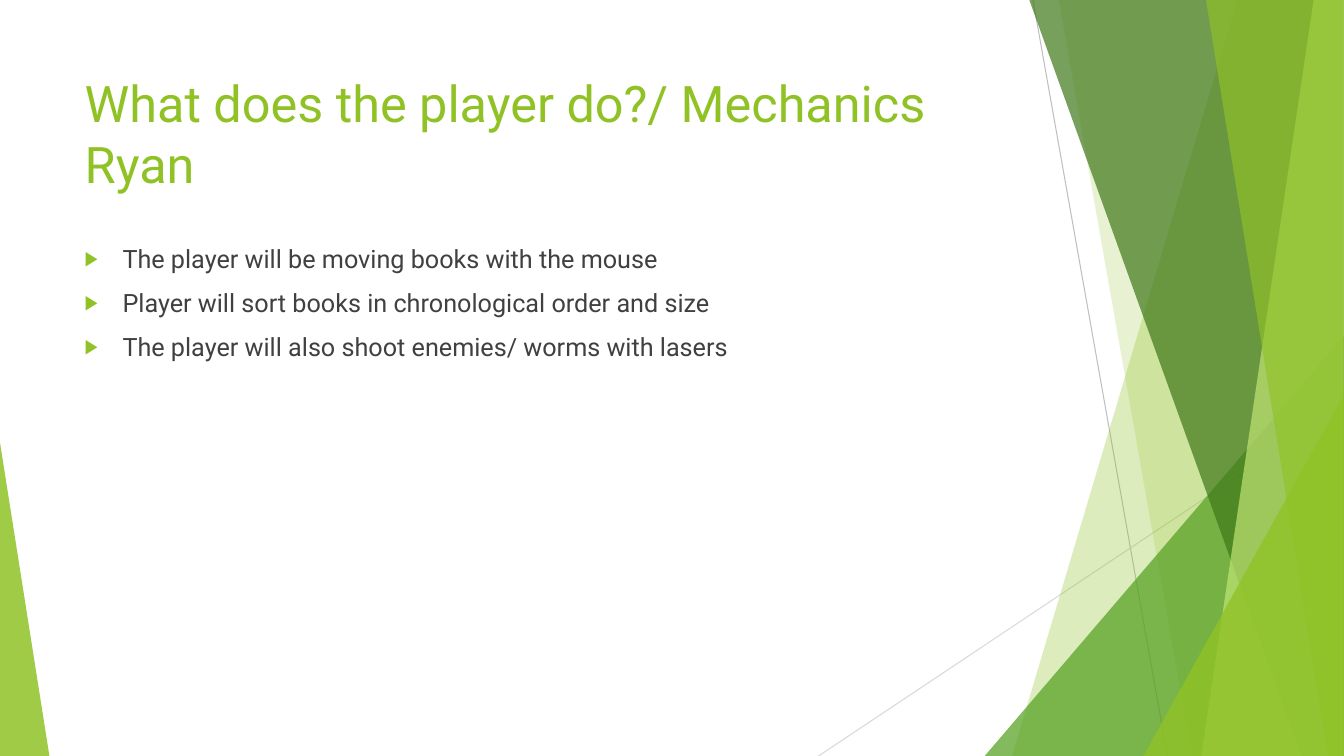
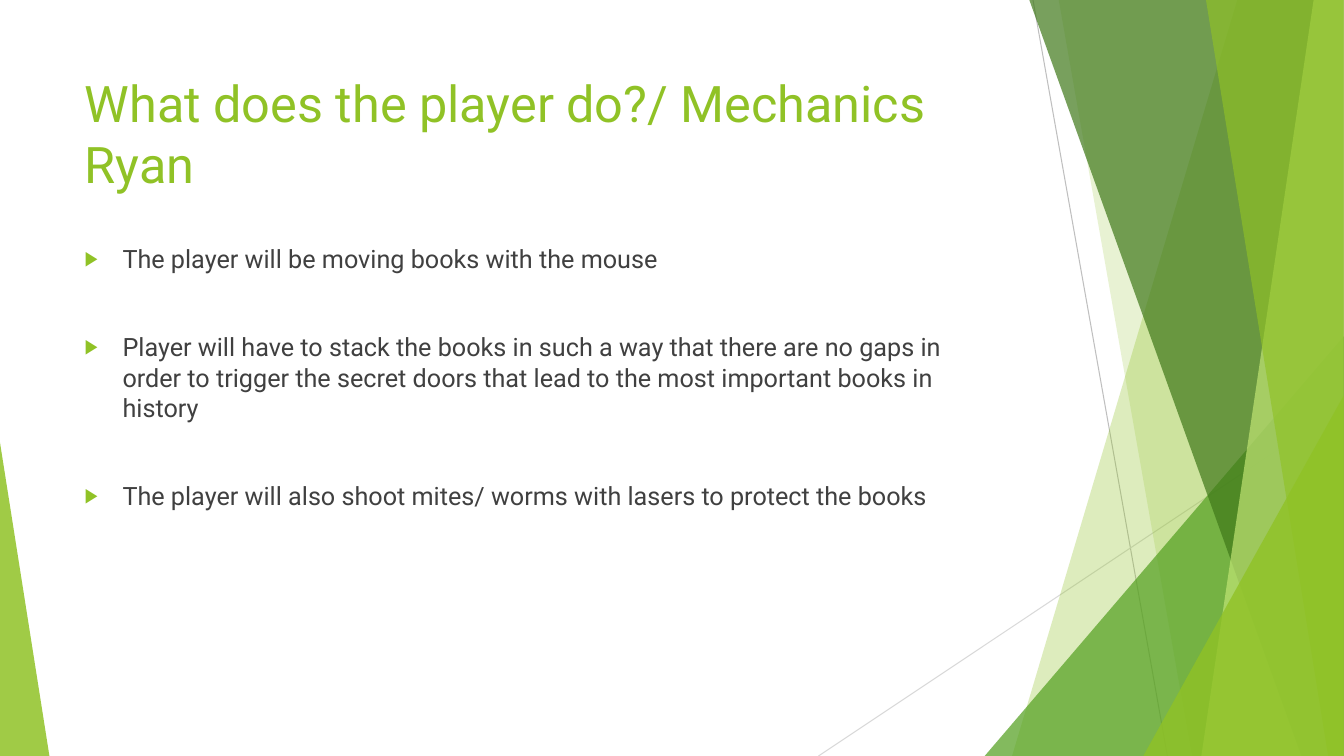
Before and after one commit to UoSGamesGroups/first-semester-l4-5-group-14, a slide deck: slide 5 of Group 14.pptx. Drawn at 1344x756 pixels with LibreOffice and Linux fonts; fonts in the diff are those of the drawing. Boxes give left, top, right and bottom in pixels: in the first picture for what was removed or moved away, otherwise in the second. Text is boxed around its words. In the diff, an @@ line names an element or a change of style, - is before the commit and + after.

Commit message:
added logline and mechanics

```diff
--- a/Group 14.pptx
+++ b/Group 14.pptx
@@ text at (123, 337, 941, 511): text changed @@
-▶ Player will sort books in chronological order and size
-▶ The player will also shoot enemies/ worms with lasers
+▶ Player will have to stack the books in such a way that there are no gaps in order to trigger the secret doors that lead to the most important books in history
+▶ The player will also shoot mites/ worms with lasers to protect the books
```
Also in this commit, not shown: 1 other slide changed.
